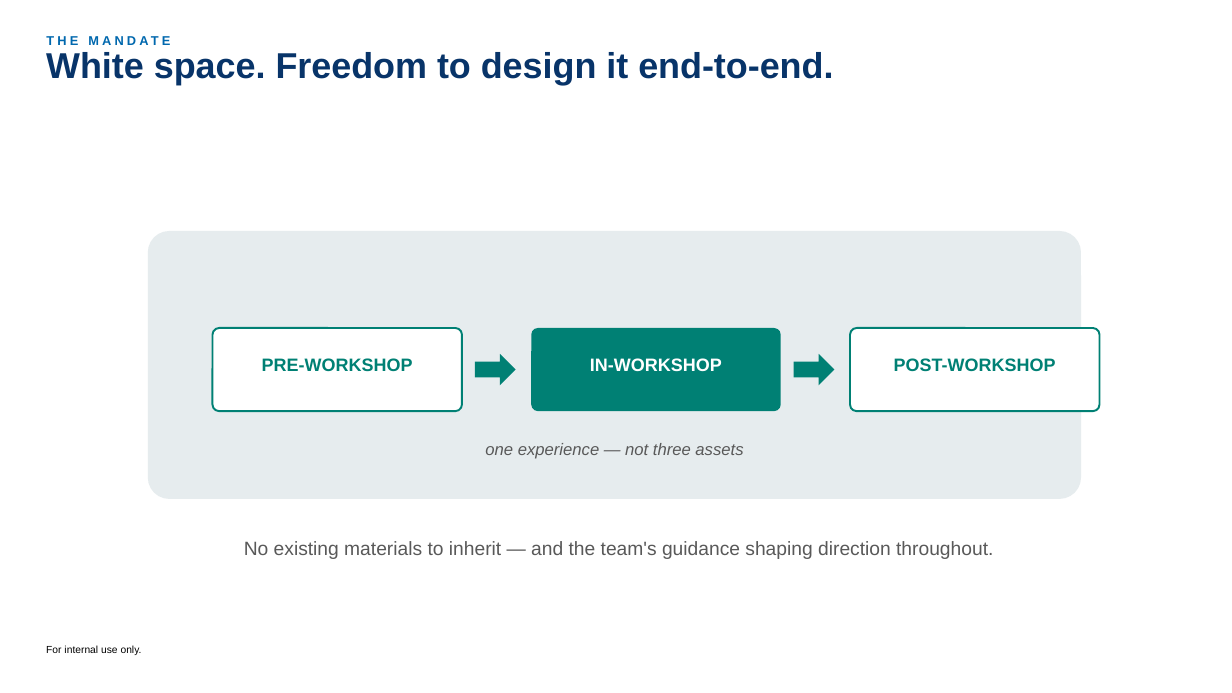
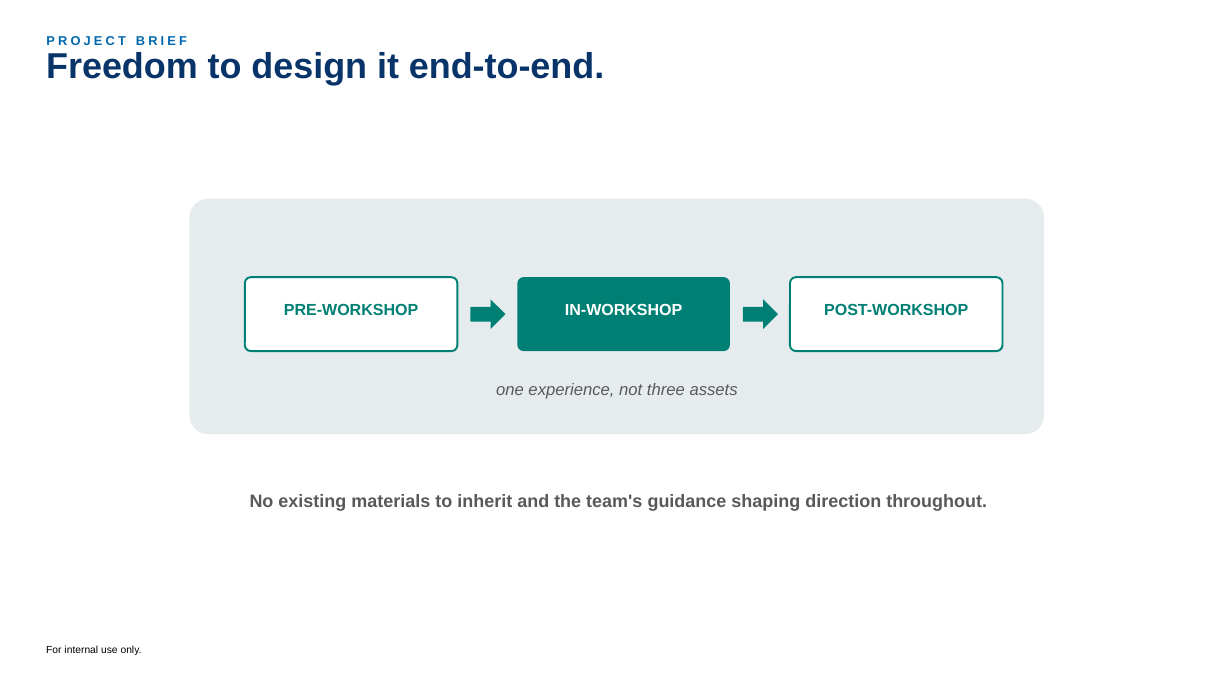
Before and after one commit to cheesin30/decisionframework, a slide deck: slide 3 of outputs/LTI_Learning_Experience_Capital_Learning.pptx (slide 4 before the commit). Drawn at 1232x693 pixels with LibreOffice and Linux fonts; fonts in the diff are those of the drawing. Boxes give left, top, right and bottom in pixels: in the first picture for what was removed or moved away, otherwise in the second. Text is boxed around its words. In the diff, an @@ line names an element or a change of style, - is before the commit and + after.

```diff
--- a/outputs/LTI_Learning_Experience_Capital_Learning.pptx
+++ b/outputs/LTI_Learning_Experience_Capital_Learning.pptx
@@ title at box(46, 52, 604, 85): text changed @@
-White space. Freedom to design it end-to-end.
+Freedom to design it end-to-end.
@@ text at box(46, 36, 187, 45): text changed @@
-THE MANDATE
+PROJECT BRIEF
@@ rounded rectangle: place and size @@
-rounded rectangle at box(148, 231, 1081, 499)
+rounded rectangle at box(189, 199, 1044, 434)
@@ text "PRE-WORKSHOP": place and size @@
-text "PRE-WORKSHOP" at box(262, 358, 413, 372)
+text "PRE-WORKSHOP" at box(284, 303, 418, 315)
@@ rounded rectangle: place and size @@
-rounded rectangle at box(213, 328, 462, 411)
+rounded rectangle at box(245, 277, 457, 351)
@@ right arrow: place and size @@
-right arrow at box(475, 354, 516, 385)
+right arrow at box(470, 299, 506, 329)
@@ text "IN-WORKSHOP": place and size @@
-text "IN-WORKSHOP" at box(590, 358, 722, 371)
+text "IN-WORKSHOP" at box(565, 303, 682, 315)
@@ rounded rectangle: place and size @@
-rounded rectangle at box(531, 328, 781, 411)
+rounded rectangle at box(518, 277, 730, 351)
@@ right arrow: place and size @@
-right arrow at box(794, 354, 835, 385)
+right arrow at box(743, 299, 778, 329)
@@ size 14 to 12.5 pt in 3 elements at box(284, 303, 418, 315), box(565, 303, 682, 315), box(824, 303, 968, 315) @@
@@ text "POST-WORKSHOP": place and size @@
-text "POST-WORKSHOP" at box(894, 358, 1056, 372)
+text "POST-WORKSHOP" at box(824, 303, 968, 315)
@@ rounded rectangle: place and size @@
-rounded rectangle at box(850, 328, 1100, 411)
+rounded rectangle at box(790, 277, 1003, 351)
@@ text at box(496, 383, 738, 399): text changed @@
-one experience — not three assets
+one experience, not three assets
@@ text at box(250, 494, 987, 511): text changed; size 15 to 14 pt; bold on @@
-No existing materials to inherit — and the team's guidance shaping direction throughout.
+No existing materials to inherit and the team's guidance shaping direction throughout.
```
Also in this commit, not shown: 2 other slides changed, 5 slides added, 20 slides removed.
